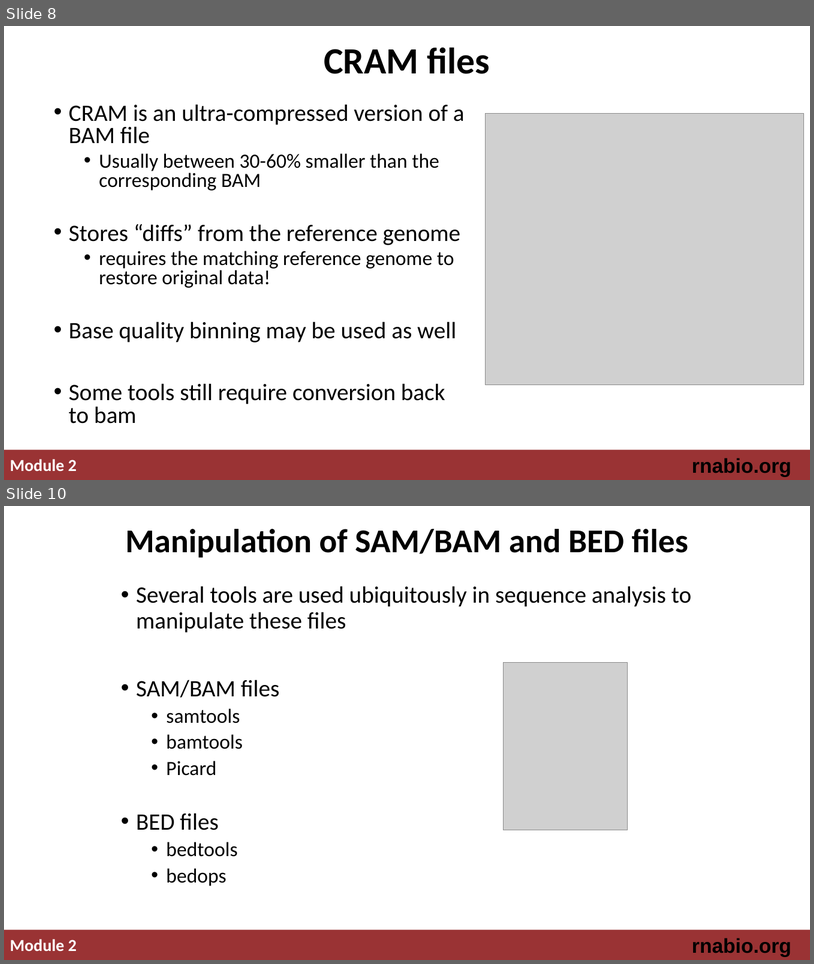
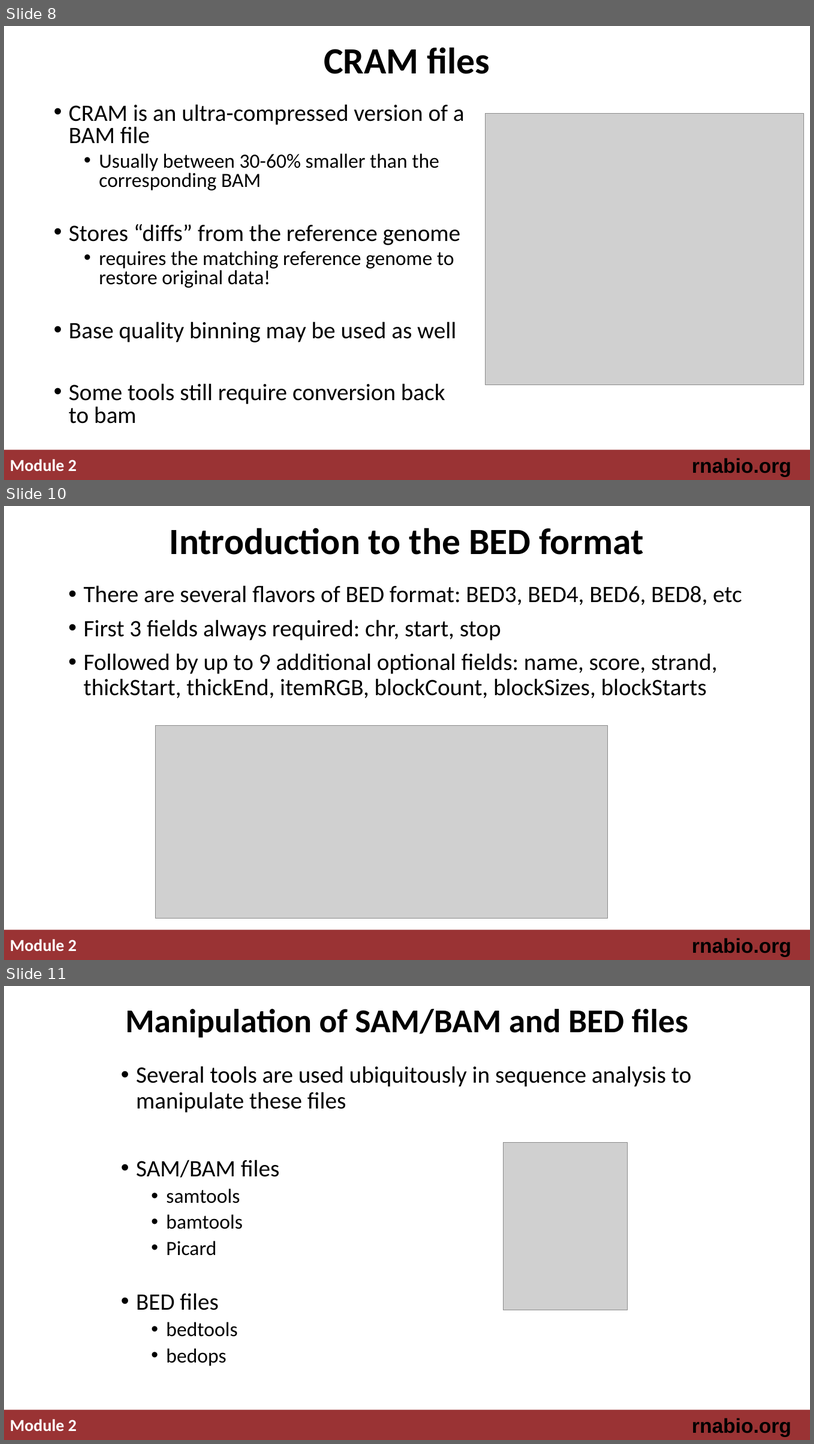
Before and after one commit to griffithlab/rnabio.org, a slide deck: assets/lectures/cshl/2019/mini/RNASeq_MiniLecture_02_03_SAM_BAM_BED.pptx. Shown one above the other, each under a label of ours: slides 8 and 10 before the commit, slides 8, 10 and 11 after it; the slides between them are not shown. The pictures are 814x964 and 814x1444 pixels, drawn with LibreOffice and Linux fonts; fonts in the diff are those of the drawing; grey boxes stand for pictures. Boxes give left, top, right and bottom in pixels: in the first picture for what was removed or moved away, otherwise in the second. Text is boxed around its words. In the diff, an @@ line names an element or a change of style, - is before the commit and + after.

```diff
--- a/assets/lectures/cshl/2019/mini/RNASeq_MiniLecture_02_03_SAM_BAM_BED.pptx
+++ b/assets/lectures/cshl/2019/mini/RNASeq_MiniLecture_02_03_SAM_BAM_BED.pptx
@@ slide 10 added at (4, 506, 810, 960), background #FFFFFF; not listed: 3 template elements that a slide beside it also shows @@
@@ title added at (170, 528, 644, 555), 44 pt, text #000000, bold @@
+Introduction to the BED format
@@ text added at (84, 585, 742, 698), 28 pt, text #000000 @@
+• There are several flavors of BED format: BED3, BED4, BED6, BED8, etc
+• First 3 fields always required: chr, start, stop
+• Followed by up to 9 additional optional fields: name, score, strand, thickStart, thickEnd, itemRGB, blockCount, blockSizes, blockStarts
@@ picture added at (156, 726, 608, 918) @@
@@ what was slide 10 is now slide 11 @@
```
Also in this commit, not shown: 2 slides changed, 1 other file.
